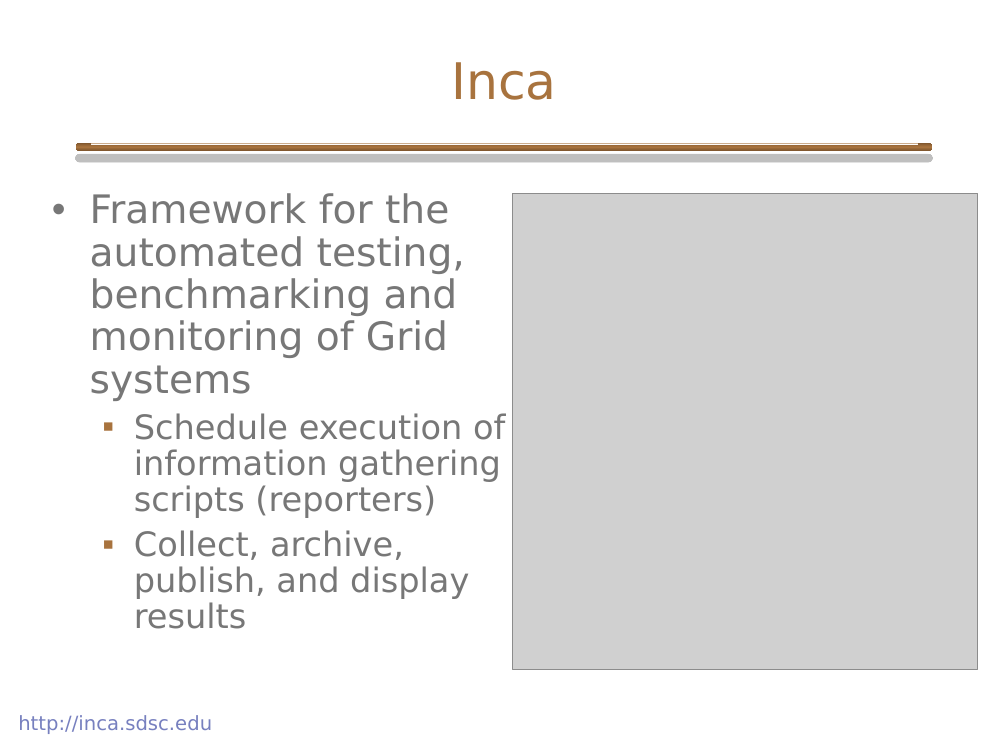
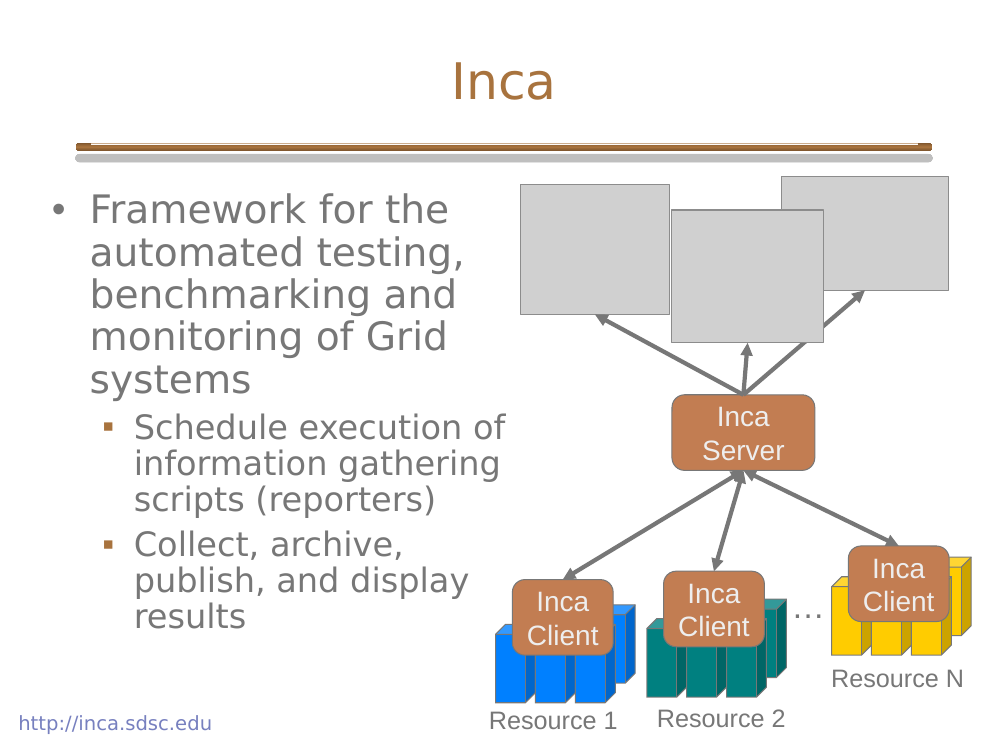
Before and after one commit to IncaProject/inca-xsede, a slide deck: slide 6 of talks/inca_GPW_06-2005.ppt. Drawn at 1008x756 pixels with LibreOffice and Linux fonts; fonts in the diff are those of the drawing; grey boxes stand for pictures; background and template pictures are left out. Boxes give left, top, right and bottom in pixels: in the first picture for what was removed or moved away, otherwise in the second. Text is boxed around its words. In the diff, an @@ line names an element or a change of style, - is before the commit and + after.

```diff
--- a/talks/inca_GPW_06-2005.ppt
+++ b/talks/inca_GPW_06-2005.ppt
@@ picture added at box(781, 176, 949, 290) @@
@@ picture: place and size @@
-picture at box(512, 194, 978, 669)
+picture at box(521, 184, 669, 314)
@@ picture added at box(672, 210, 824, 343) @@
@@ arrow added from (744, 395) to (865, 290), #777777 3 pt @@
@@ arrow added from (744, 395) to (595, 314), #777777 3 pt @@
@@ arrow added from (743, 395) to (748, 343), #777777 3 pt @@
@@ rounded rectangle added at box(672, 395, 815, 471), fill #C27D52, outline #777777 0.74 pt, 20 pt, text #EEEEEE @@
+Inca
+Server
@@ double arrow added from (562, 580) to (744, 471), #777777 3 pt @@
@@ double arrow added from (714, 572) to (744, 471), #777777 3 pt @@
@@ double arrow added from (899, 546) to (743, 471), #777777 3 pt @@
@@ rounded rectangle added at box(849, 546, 950, 622), fill #C27D52, outline #777777 0.74 pt, 20 pt, text #EEEEEE @@
+Inca
+Client
@@ rounded rectangle added at box(512, 580, 613, 655), fill #C27D52, outline #777777 0.74 pt, 20 pt, text #EEEEEE @@
+Inca
+Client
@@ rounded rectangle added at box(663, 572, 764, 647), fill #C27D52, outline #777777 0.74 pt, 20 pt, text #EEEEEE @@
+Inca
+Client
@@ text added at box(781, 580, 835, 630), 24 pt, text #777777 @@
+…
@@ group added at box(832, 557, 972, 655): 4 cubes @@
@@ group added at box(496, 605, 636, 703): 4 cubes @@
@@ group added at box(647, 599, 787, 698): 4 cubes @@
@@ text added at box(831, 669, 964, 687), 18 pt, text #777777 @@
+Resource N
@@ text added at box(489, 711, 618, 729), 18 pt, text #777777 @@
+Resource 1
@@ text added at box(657, 709, 786, 727), 18 pt, text #777777 @@
+Resource 2
```
Also in this commit, not shown: 6 other slides changed, 1 slide added.
